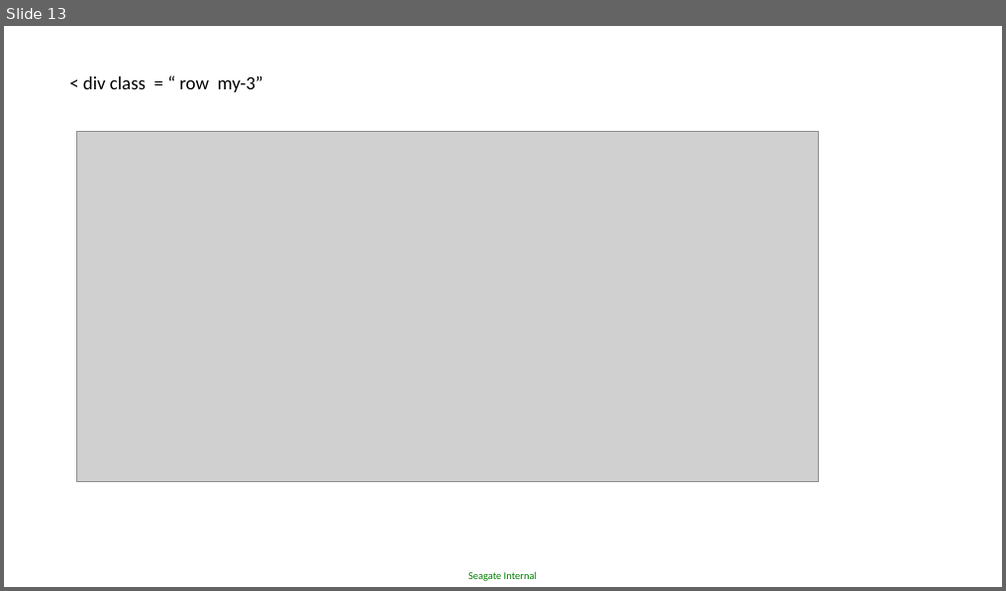
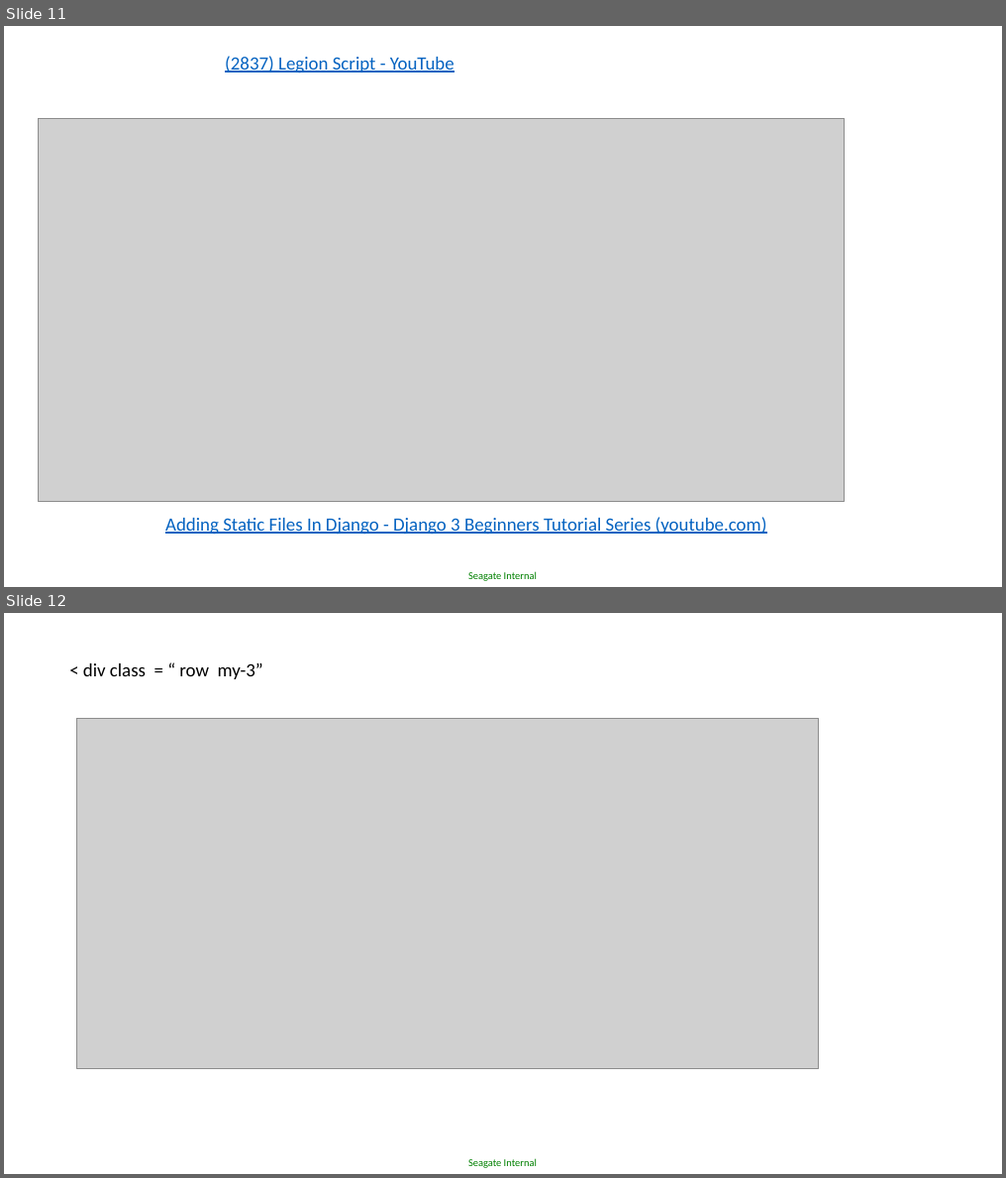
Before and after one commit to Witaya252525/Djanko_workshop, a slide deck: MEMO Djano Ecommerce_24.pptx. Shown one above the other, each under a label of ours: slide 13 before the commit, slides 11 and 12 after it. The pictures are 1006x591 and 1006x1178 pixels, drawn with LibreOffice and Linux fonts; fonts in the diff are those of the drawing; grey boxes stand for pictures. Boxes give left, top, right and bottom in pixels: in the first picture for what was removed or moved away, otherwise in the second. Text is boxed around its words. In the diff, an @@ line names an element or a change of style, - is before the commit and + after.

```diff
--- a/MEMO Djano Ecommerce_24.pptx
+++ b/MEMO Djano Ecommerce_24.pptx
@@ slide 11 added at (4, 26, 1002, 587), background #FFFFFF; not listed: 1 template element that a slide beside it also shows @@
@@ text added at (225, 56, 454, 74), 18 pt, text #0563C1, underline @@
+(2837) Legion Script - YouTube
@@ picture added at (38, 118, 844, 501) @@
@@ text added at (165, 517, 767, 535), 18 pt, text #0563C1, underline @@
+Adding Static Files In Django - Django 3 Beginners Tutorial Series (youtube.com)
@@ what was slide 13 is now slide 12 @@
```
Also in this commit, not shown: 1 slide changed, 2 slides removed.
